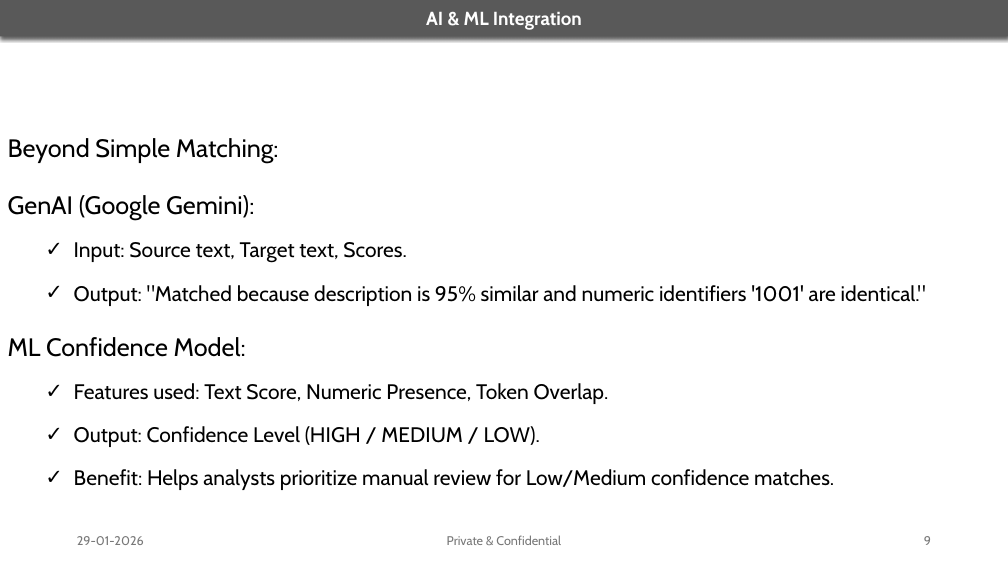
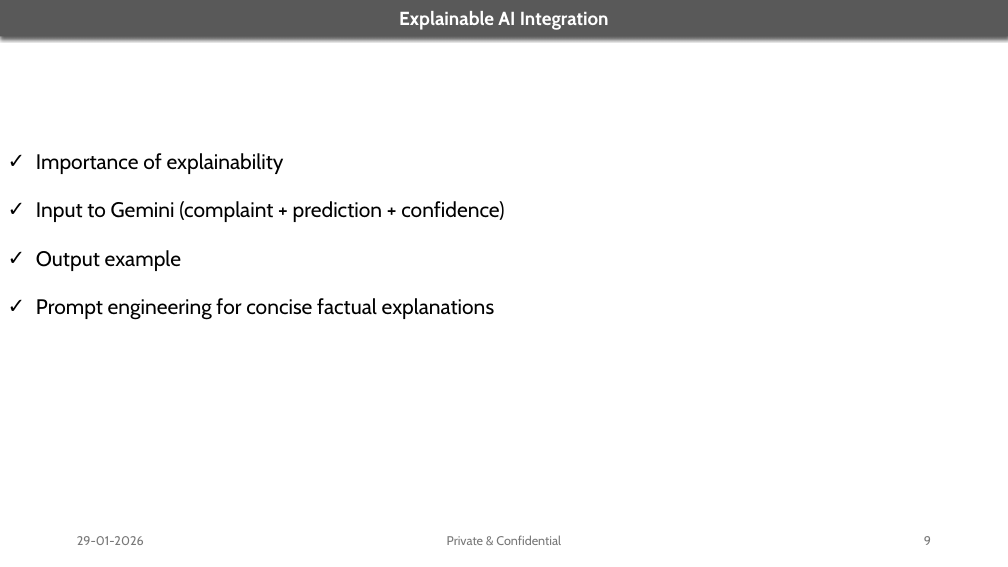
Before and after one commit to Bhanu-Koppadi/consumer-complaints-ml-genai-ntier, a slide deck: slide 9 of docs/reviews/InitialReview.pptx. Drawn at 1008x567 pixels with LibreOffice and Linux fonts; fonts in the diff are those of the drawing. Boxes give left, top, right and bottom in pixels: in the first picture for what was removed or moved away, otherwise in the second. Text is boxed around its words. In the diff, an @@ line names an element or a change of style, - is before the commit and + after.

Commit message:
PPTX

```diff
--- a/docs/reviews/InitialReview.pptx
+++ b/docs/reviews/InitialReview.pptx
@@ text in rectangle at <box>399,11,609,30</box>: text changed @@
-AI & ML Integration
+Explainable AI Integration
@@ text at <box>36,153,504,320</box>: text changed @@
-Beyond Simple Matching:
-GenAI (Google Gemini):
-  ✓ Input: Source text, Target text, Scores.
-  ✓ Output: "Matched because description is 95% similar and numeric identifiers '1001' are identical."
-ML Confidence Model:
-  ✓ Features used: Text Score, Numeric Presence, Token Overlap.
-  ✓ Output: Confidence Level (HIGH / MEDIUM / LOW).
-  ✓ Benefit: Helps analysts prioritize manual review for Low/Medium confidence matches.
+✓ Importance of explainability
+✓ Input to Gemini (complaint + prediction + confidence)
+✓ Output example
+✓ Prompt engineering for concise factual explanations
```
Also in this commit, not shown: 9 other slides changed, 1 other file.
